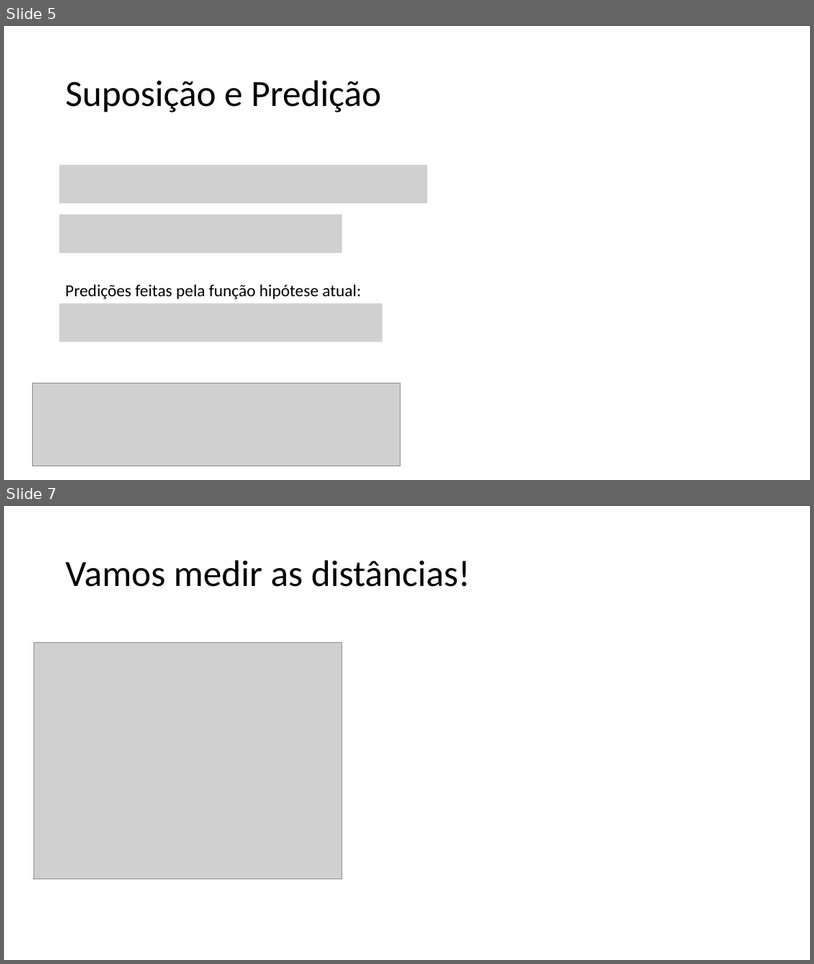
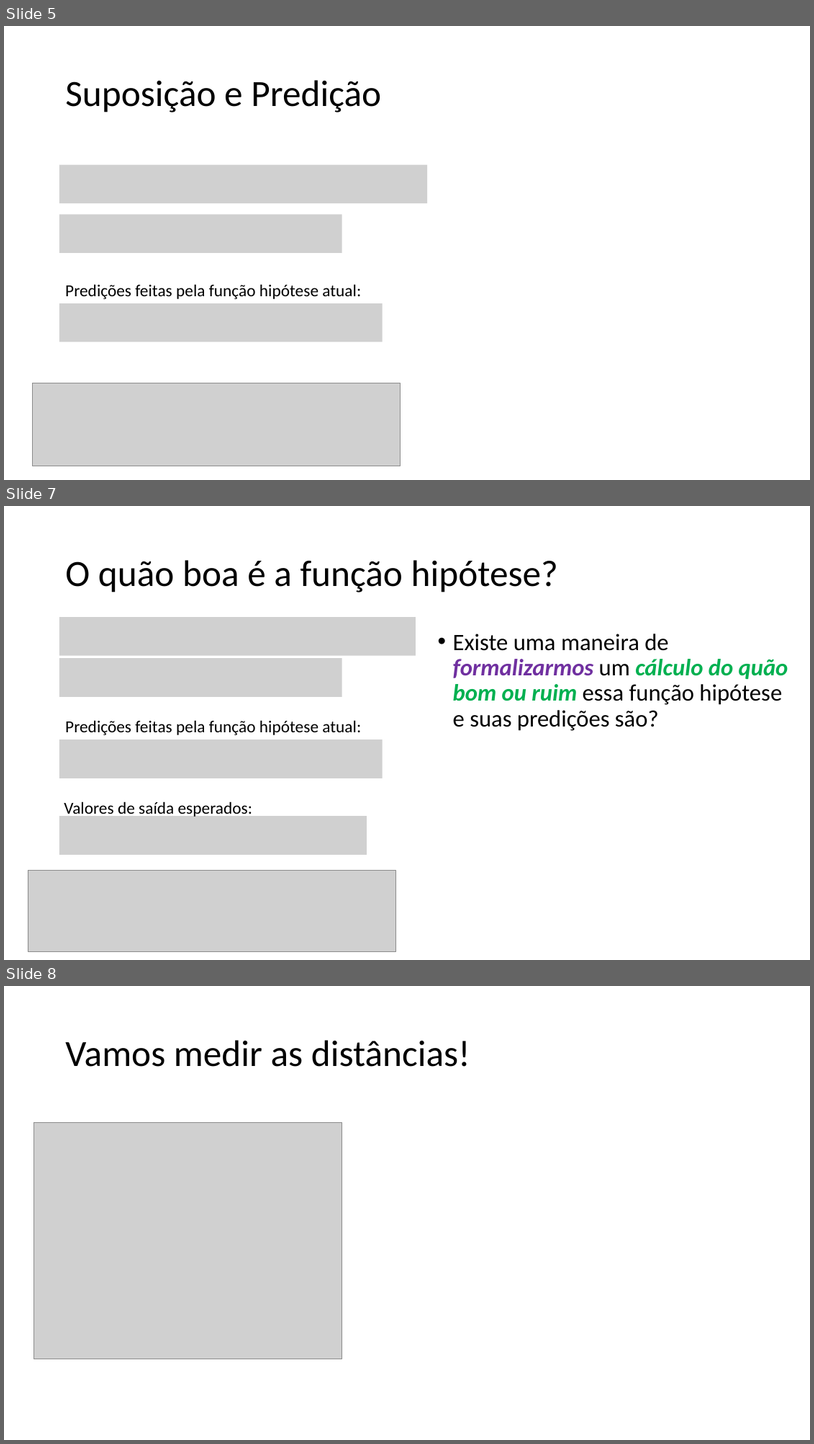
Before and after one commit to zz4fap/tp557-iot-ml, a slide deck: slides/TP557_5_Medindo_a_precisão_de_um_modelo_de_ML.pptx. Shown one above the other, each under a label of ours: slides 5 and 7 before the commit, slides 5, 7 and 8 after it; the slides between them are not shown. The pictures are 814x964 and 814x1444 pixels, drawn with LibreOffice and Linux fonts; fonts in the diff are those of the drawing; grey boxes stand for pictures. Boxes give left, top, right and bottom in pixels: in the first picture for what was removed or moved away, otherwise in the second. Text is boxed around its words. In the diff, an @@ line names an element or a change of style, - is before the commit and + after.

```diff
--- a/slides/TP557_5_Medindo_a_precisão_de_um_modelo_de_ML.pptx
+++ b/slides/TP557_5_Medindo_a_precisão_de_um_modelo_de_ML.pptx
@@ slide 7 added at [4, 506, 810, 960], background #FFFFFF @@
@@ title added at [65, 560, 558, 592], 44 pt, text #000000 @@
+O quão boa é a função hipótese?
@@ picture added at [59, 617, 416, 656] @@
@@ text added at [453, 633, 789, 731], 28 pt, text #000000 @@
+• Existe uma maneira de formalizarmos um cálculo do quão bom ou ruim essa função hipótese e suas predições são?
@@ picture added at [59, 658, 343, 697] @@
@@ text added at [65, 720, 361, 735], 20 pt, text #000000 @@
+Predições feitas pela função hipótese atual:
@@ picture added at [59, 739, 383, 778] @@
@@ text added at [64, 801, 252, 818], 20 pt, text #000000 @@
+Valores de saída esperados:
@@ picture added at [59, 816, 367, 854] @@
@@ picture added at [28, 870, 396, 951] @@
@@ what was slide 7 is now slide 8 @@
```
Also in this commit, not shown: 8 slides changed, 1 other file.
